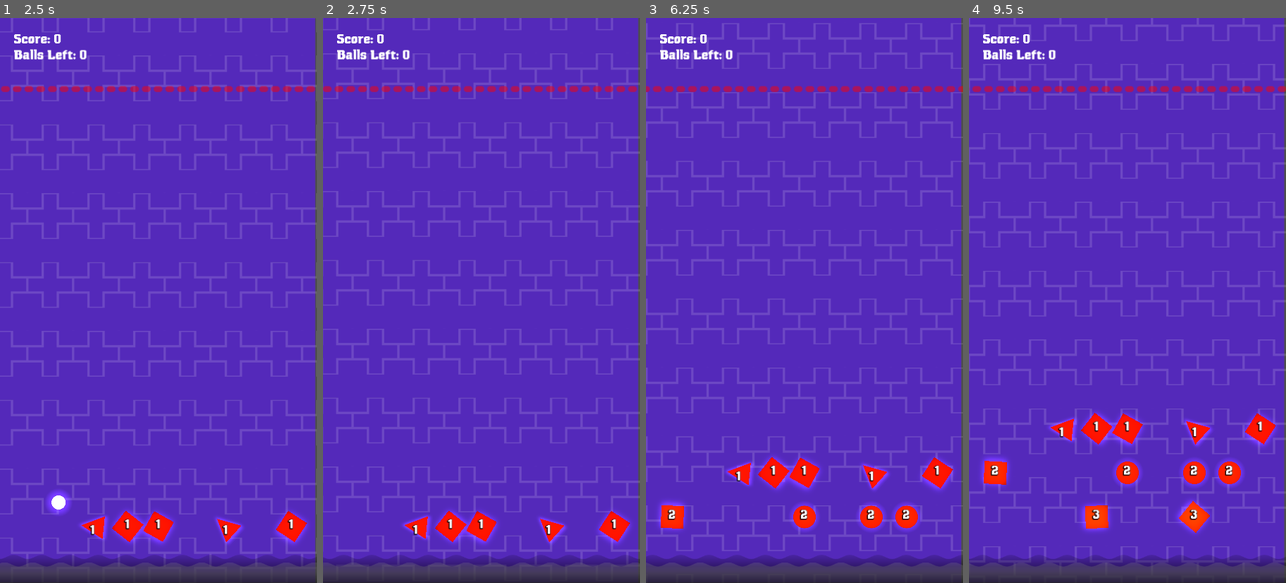
Above: before the commit, frames 1-4 (left to right).
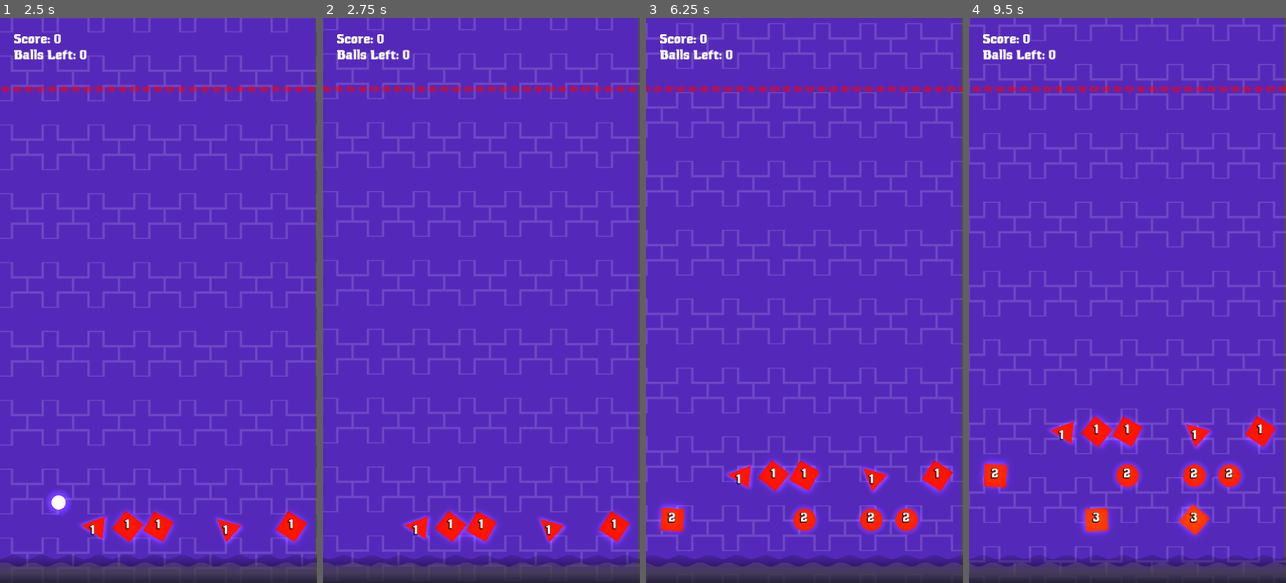
Above: after the commit, the same moments.

Repository: mbosetti/BallBouncer
Game: Godot game, scene res://scenes/game/game_scene.tscn
Same seed, same stepped clock (60 frames per second), same inputs: the game is played once before the commit and once after it.
Inputs (mouse positions are in pixels of both pictures, inside the frame that each line leads up to):
- Up to frame 1 (2.5 s): move the mouse to (228, 272) at 0.52 s; press the mouse at (228, 272) at 0.53 s; move the mouse to (95, 328) at 1.27 s; release the mouse at (95, 328) at 1.28 s; click (95, 328) at 1.35 s; move the mouse to (190, 176) at 2.02 s; press the mouse at (190, 176) at 2.03 s
- Up to frame 2 (2.75 s): no input
- Up to frame 3 (6.25 s): move the mouse to (788, 413) at 2.77 s; release the mouse at (788, 413) at 2.78 s; click (788, 413) at 2.85 s; move the mouse to (899, 385) at 3.52 s; press the mouse at (899, 385) at 3.53 s; move the mouse to (709, 215) at 4.27 s; release the mouse at (709, 215) at 4.28 s; click (709, 215) at 4.35 s; move the mouse to (820, 300) at 5.02 s; press the mouse at (820, 300) at 5.03 s; move the mouse to (756, 159) at 5.77 s; release the mouse at (756, 159) at 5.78 s; click (756, 159) at 5.85 s
- Up to frame 4 (9.5 s): move the mouse to (1197, 272) at 6.52 s; press the mouse at (1197, 272) at 6.53 s; move the mouse to (1064, 328) at 7.27 s; release the mouse at (1064, 328) at 7.28 s; click (1064, 328) at 7.35 s; move the mouse to (1159, 176) at 8.02 s; press the mouse at (1159, 176) at 8.03 s; move the mouse to (1111, 413) at 8.77 s; release the mouse at (1111, 413) at 8.78 s; click (1111, 413) at 8.85 s

Frame 1 is identical in both runs. In frame 2, less than 0.1% of the frame differs, in the area x 25-97%, y 87-93%; in frame 3, 1.7%; in frame 4, 2.1%, in the area x 4-97%, y 69-92%.

Commit message:
better projectile death handling

Diff:
--- a/scenes/game/game_scene.tscn
+++ b/scenes/game/game_scene.tscn
@@ -35,6 +35,9 @@
 [sub_resource type="RectangleShape2D" id="RectangleShape2D_q0fbp"]
 size = Vector2(432, 20)
 
+[sub_resource type="RectangleShape2D" id="RectangleShape2D_i7ekx"]
+size = Vector2(20, 258)
+
 [sub_resource type="RectangleShape2D" id="RectangleShape2D_ome2t"]
 size = Vector2(414, 20)
 
@@ -120,7 +123,9 @@
 scale = Vector2(1.96, 5)
 
 [node name="CollisionShape2D" type="CollisionShape2D" parent="World/DeadZone"]
-shape = SubResource("RectangleShape2D_ome2t")
+position = Vector2(0, -138)
+scale = Vector2(20.4694, 1)
+shape = SubResource("RectangleShape2D_i7ekx")
 
 [node name="PlayerDeadZone" type="Area2D" parent="World"]
 position = Vector2(-1, -479)
--- a/scripts/BallBouncer.gd
+++ b/scripts/BallBouncer.gd
@@ -26,7 +26,7 @@
 var cursor_event_position = Vector2.ZERO
 
 func _ready():
-	deadZone.body_entered.connect(_on_projectile_enter_dead_zone)
+	deadZone.body_exited.connect(_on_projectile_exited_dead_zone)
 	projectileLauncher.projectile_launched.connect(on_projectile_launched)
 	load_game()
 	emit_signal("has_loaded")
@@ -70,7 +70,7 @@
 		var mouse_pos = get_launcher_target_position()
 		var projectiles = await projectileLauncher.launch_multiple(ProjectileLauncher.Params.new(mouse_pos, object_container, projectiles_count, _on_projectile_hit))
 
-func _on_projectile_enter_dead_zone(body):
+func _on_projectile_exited_dead_zone(body):
 	var projectile = body as Projectile
 	if projectile:
 		projectile.gravity_scale = 0
Not shown: 1 places in scenes/game/game_scene.tscn that only renumber resources
